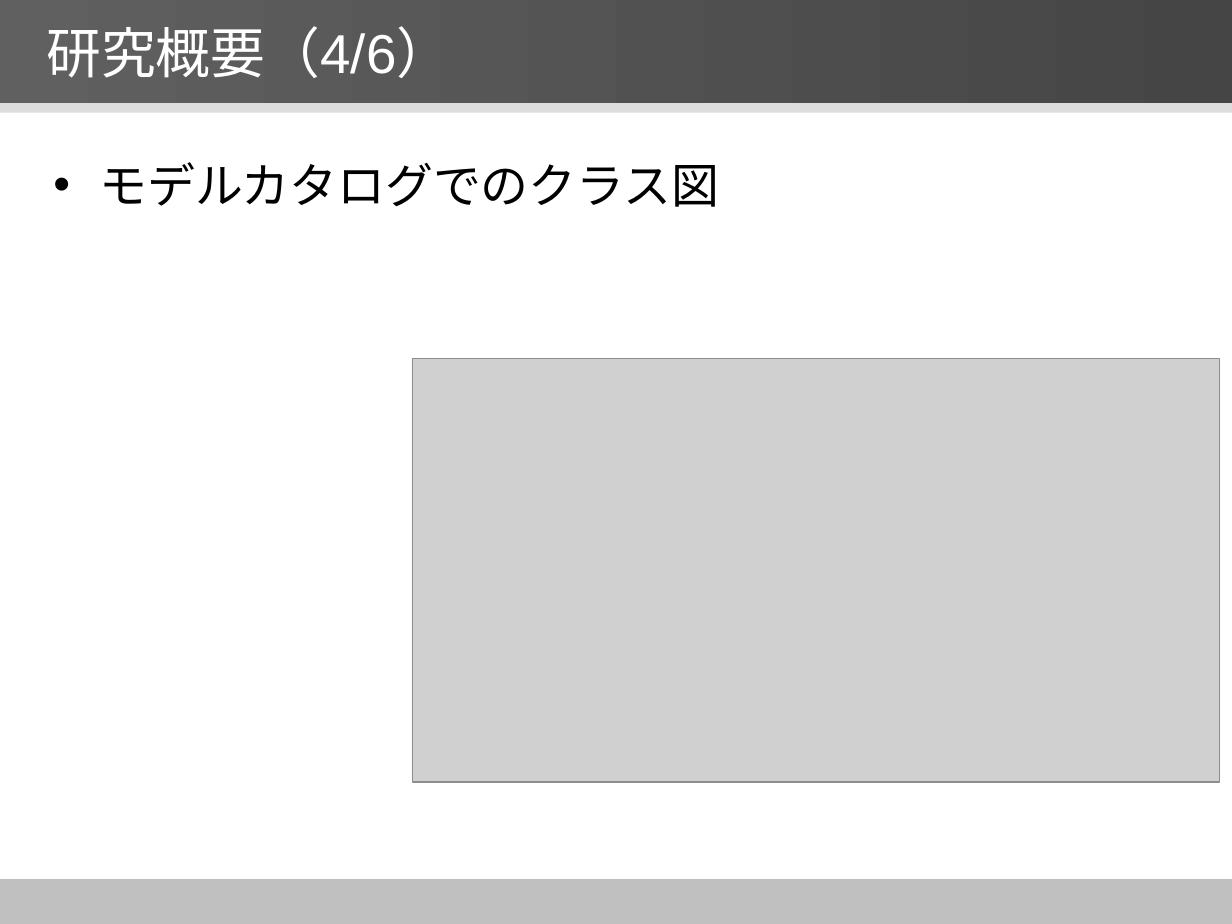
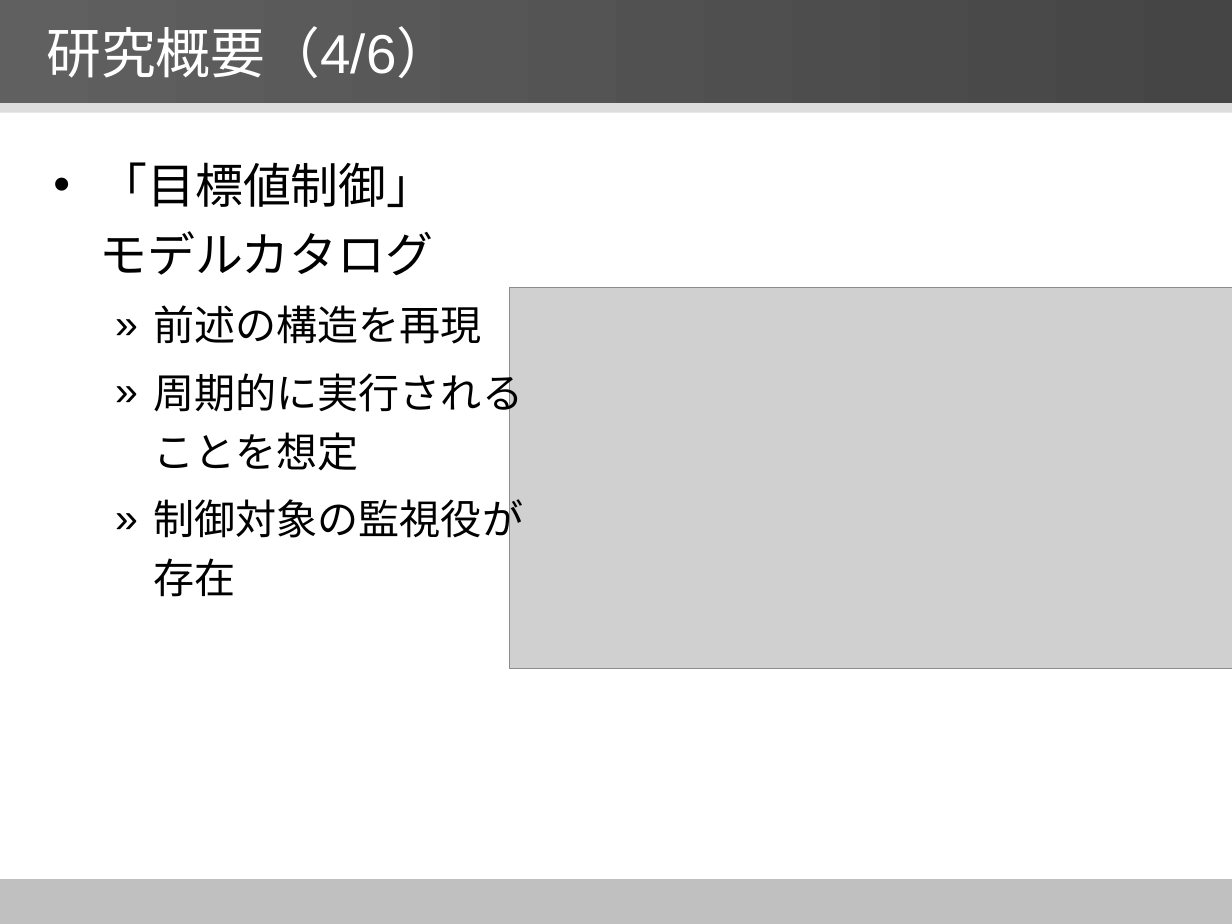
Before and after one commit to YutaNiimura/leJOS-OSEK, a slide deck: slide 14 of 中間発表関連/5I25新村祐太 中間発表スライドver0.5.pptx. Drawn at 1232x924 pixels with LibreOffice and Linux fonts; fonts in the diff are those of the drawing; grey boxes stand for pictures. Boxes give left, top, right and bottom in pixels: in the first picture for what was removed or moved away, otherwise in the second. Text is boxed around its words. In the diff, an @@ line names an element or a change of style, - is before the commit and + after.

```diff
--- a/中間発表関連/5I25新村祐太 中間発表スライドver0.5.pptx
+++ b/中間発表関連/5I25新村祐太 中間発表スライドver0.5.pptx
@@ text at bbox=[100, 162, 524, 597]: text changed; size 28 to 24 pt @@
-• モデルカタログでのクラス図
+• 「目標値制御」 モデルカタログ
+  » 前述の構造を再現
+  » 周期的に実行されることを想定
+  » 制御対象の監視役が存在
@@ picture: place and size @@
-picture at bbox=[413, 359, 1220, 782]
+picture at bbox=[509, 287, 1232, 668]
```
Also in this commit, not shown: 19 other slides changed, 2 other files.
